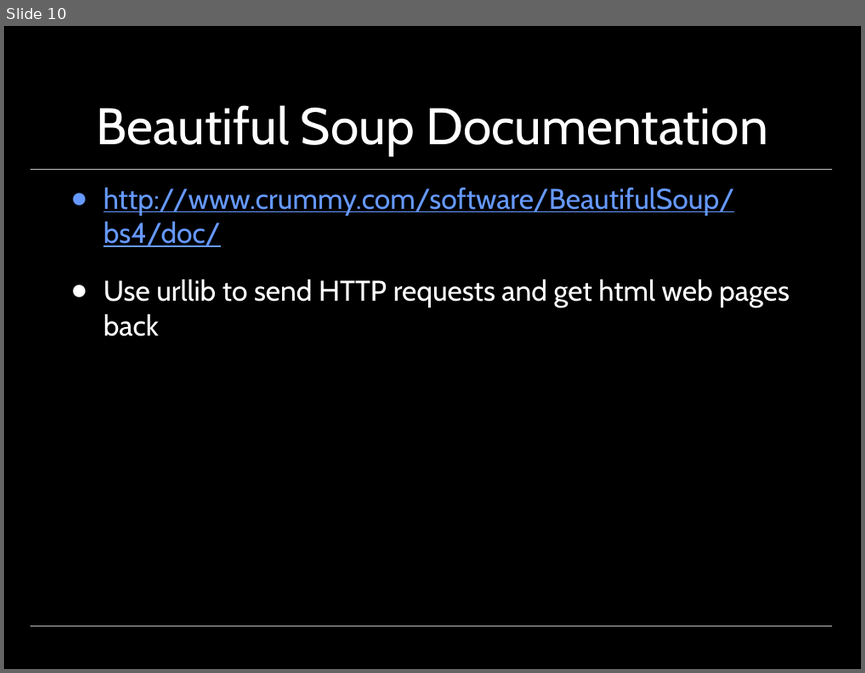
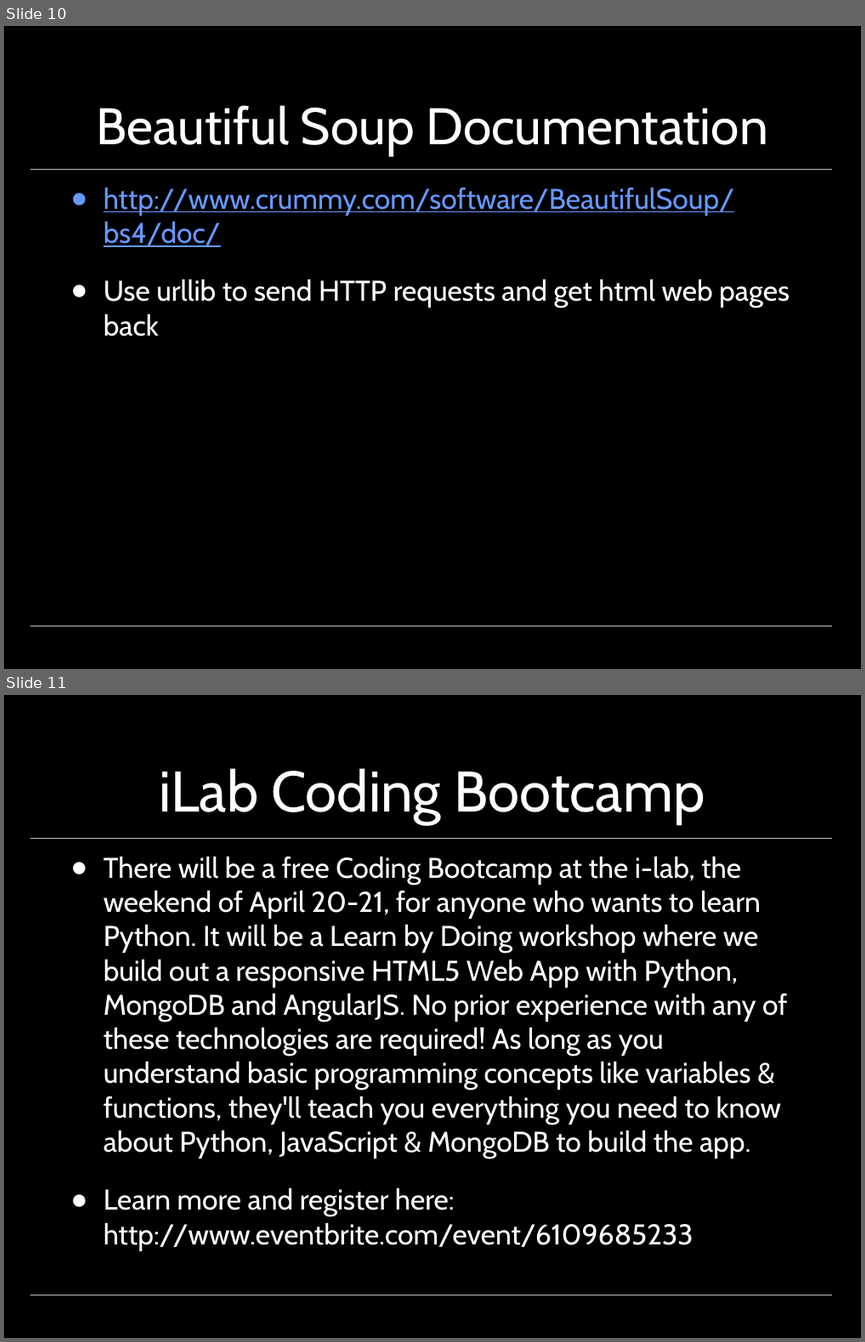
Before and after one commit to kennyyu/bootcamp-python, a slide deck: presentation.pptx. Shown one above the other, each under a label of ours: slide 10 before the commit, slides 10 and 11 after it. The pictures are 865x673 and 865x1342 pixels, drawn with LibreOffice and Linux fonts; fonts in the diff are those of the drawing; background and template pictures are left out. Boxes give left, top, right and bottom in pixels: in the first picture for what was removed or moved away, otherwise in the second. Text is boxed around its words. In the diff, an @@ line names an element or a change of style, - is before the commit and + after.

Commit message:
add ilab coding bootcamp pub

```diff
--- a/presentation.pptx
+++ b/presentation.pptx
@@ slide 11 added at box(4, 695, 861, 1338), background picture (left out); not listed: 2 template elements that a slide beside it also shows @@
@@ title added at box(160, 768, 705, 825), 48 pt, text #FFFFFF @@
+iLab Coding Bootcamp
@@ text added at box(103, 856, 787, 1251), 24 pt, text #FFFFFF @@
+● There will be a free Coding Bootcamp at the i-lab, the weekend of April 20-21, for anyone who wants to learn Python. It will be a Learn by Doing workshop where we build out a responsive HTML5 Web App with Python, MongoDB and AngularJS. No prior experience with any of these technologies are required! As long as you understand basic programming concepts like variables & functions, they'll teach you everything you need to know about Python, JavaScript & MongoDB to build the app.
+● Learn more and register here: http://www.eventbrite.com/event/6109685233
```
